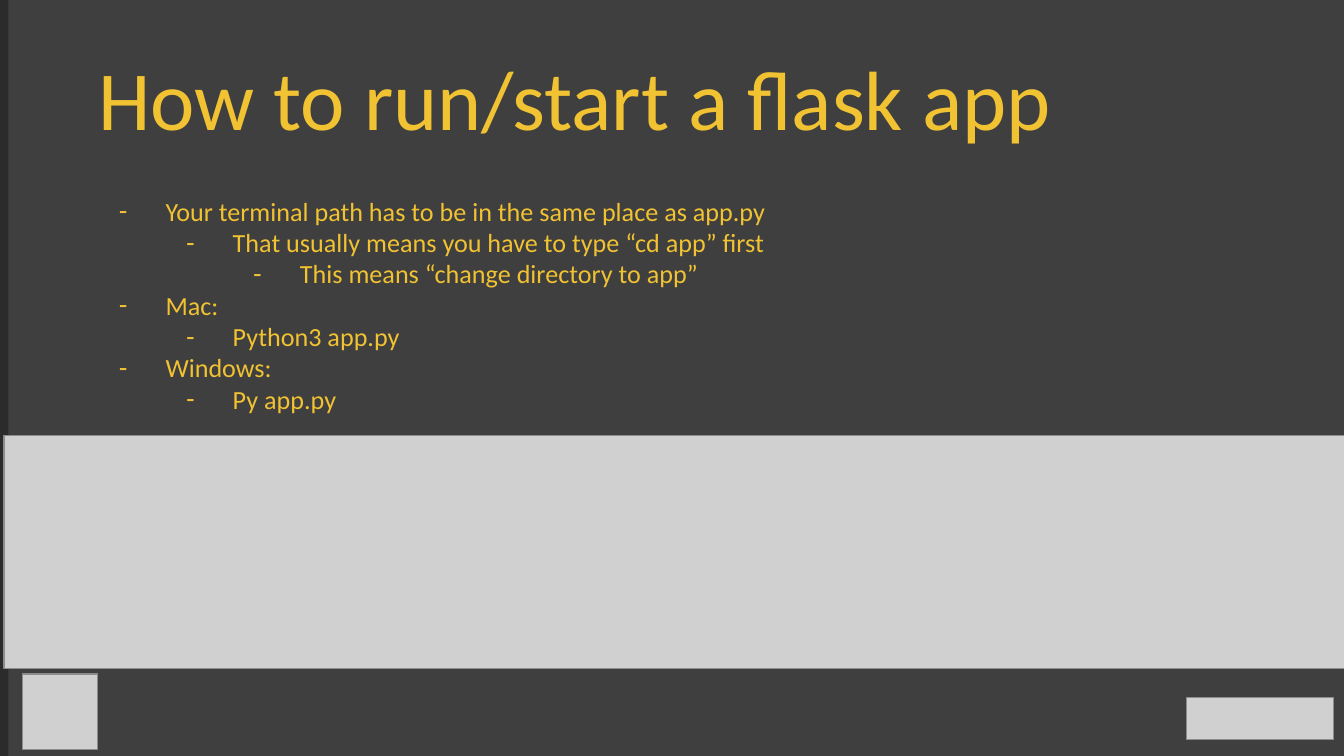
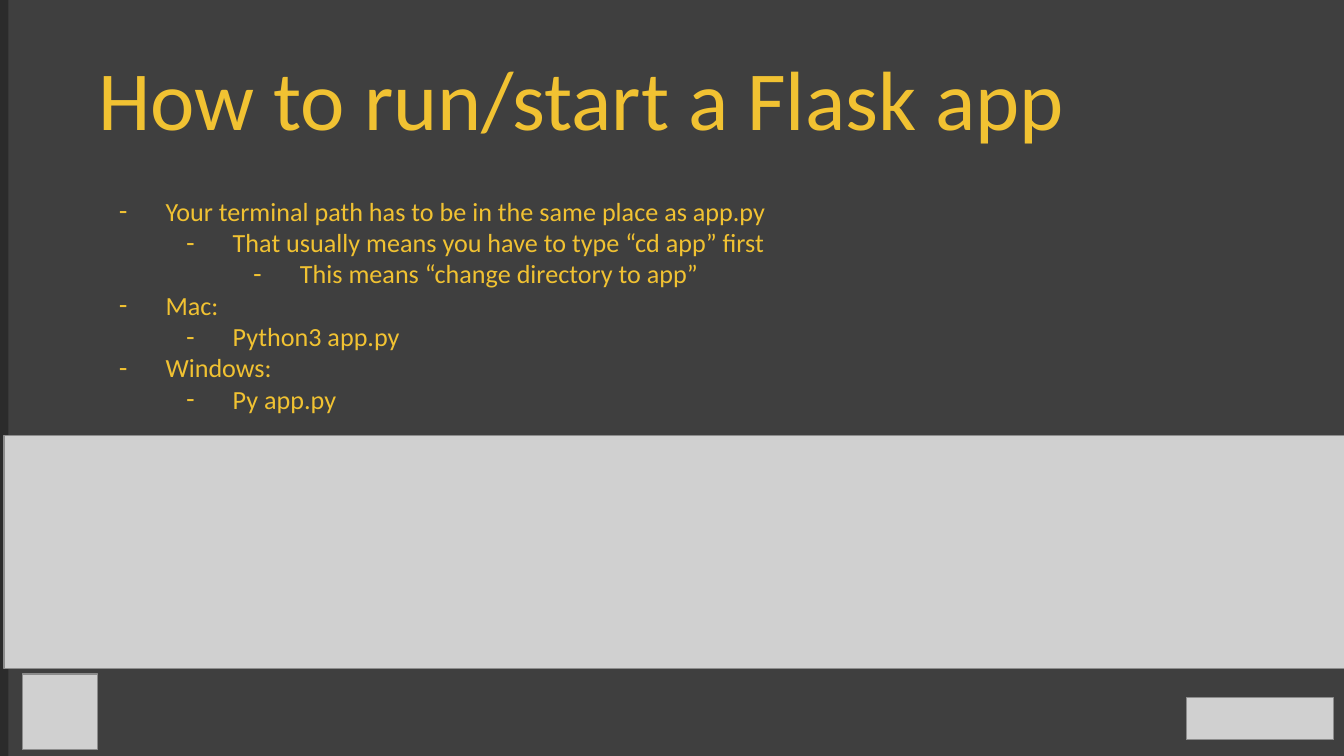
Before and after one commit to AmundJorgensen00/Practice-Flask-2.0, a slide deck: slide 8 of Introduction_to_Flask_EN.pptx. Drawn at 1344x756 pixels with LibreOffice and Linux fonts; fonts in the diff are those of the drawing; grey boxes stand for pictures; background and template pictures are left out; a plain dark background stands for a picture behind light text. Boxes give left, top, right and bottom in pixels: in the first picture for what was removed or moved away, otherwise in the second. Text is boxed around its words. In the diff, an @@ line names an element or a change of style, - is before the commit and + after.

```diff
--- a/Introduction_to_Flask_EN.pptx
+++ b/Introduction_to_Flask_EN.pptx
@@ text at (98, 71, 1063, 144): text changed @@
-How to run/start a flask app
+How to run/start a Flask app
```
Also in this commit, not shown: 9 other slides changed.
